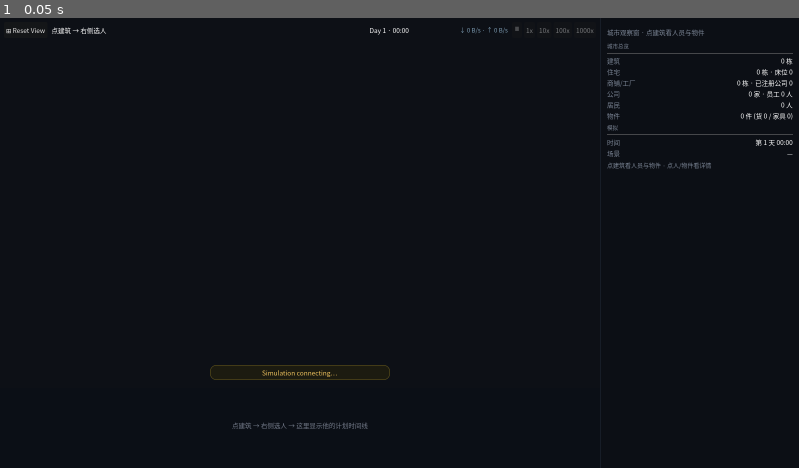
Above: before the commit, frame 1.
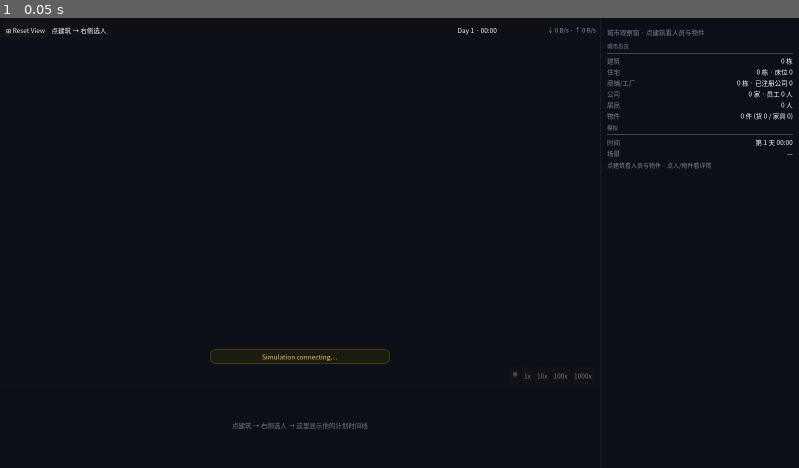
Above: after the commit, the same moment.

Repository: lskllk/city_sim
Game: Godot game, scene res://scenes/main.tscn
Same seed, same stepped clock (60 frames per second), same inputs: the game is played once before the commit and once after it. This scene is started directly instead of the project's main scene.
Inputs:
- Up to frame 1 (0.05 s): no input

The runs differ from the first frame. In frame 1, 0.5% of the frame differs, in the area x 26-75%, y 2-81%.

Commit message:
fix(ui): 公司画布盖住播放条 + HUD 没底衬 + 播放条挪到底部
用户: "点击公司店铺后会有一个悬浮栏, 把倍数播放条遮住了" + "看看怎么把这个 UI 设计更合理"。

病根: HUD(顶栏)占 top 8..40, 而公司画布(点公司建筑时出现的抽象画布)从 top 12 开始
      → 正好压在 HUD 右半边(时钟 / 吞吐 / 倍数条)上。

改:
① 公司画布 top 12 → 52(从 HUD 下面开始), 高度 320 → 360。
② HUD 加半透明底衬: 顶栏本来直接压在地图上, 浅色建筑/道路上的数字几乎看不清。
   垫一条 ColorRect(插在地图图层之后、HUD 之前, 不盖别的东西)。
③ 播放条【挪到底部】: 它是最常用的控件, 却挤在右上角 —— 既容易被盖,
   又和"公司画布"抢同一个角。底部一条是播放器的通用位置, 也最稳定。
   (在 _ready 里把 RateBar reparent 到一个底部 HBox; 唯一名 %RatePause 等照旧有效)
④ 断线提示上移(-46..-16 → -78..-48), 别和新的底部播放条打架。

274 passed。

Diff:
--- a/godot/scenes/main.tscn
+++ b/godot/scenes/main.tscn
@@ -238,9 +238,9 @@
 anchor_right = 0.5
 anchor_bottom = 1.0
 offset_left = -180.0
-offset_top = -46.0
+offset_top = -78.0
 offset_right = 180.0
-offset_bottom = -16.0
+offset_bottom = -48.0
 grow_horizontal = 2
 grow_vertical = 0
 mouse_filter = 2
--- a/godot/scripts/render/world_canvas.gd
+++ b/godot/scripts/render/world_canvas.gd
@@ -56,10 +56,45 @@
 	company_canvas.anchor_right = 1.0
 	company_canvas.offset_left = -420.0
 	company_canvas.offset_right = -12.0
-	company_canvas.offset_top = 12.0
-	company_canvas.offset_bottom = 320.0
+	# ★ 从 HUD 下面开始: 以前是 12, 而 HUD 占 8..40 → 公司画布正好盖住
+	#   右上角的【时钟/吞吐/倍数条】(用户报的"悬浮栏遮住播放条")。
+	company_canvas.offset_top = 52.0
+	company_canvas.offset_bottom = 360.0
 	company_canvas.visible = false
 	add_child(company_canvas)
+
+	# HUD 底衬: 顶栏是直接压在地图上的, 浅色建筑/道路上的数字几乎看不清。
+	# 垫一条半透明横带 —— 插在【地图图层之后、HUD 之前】, 不盖任何别的东西。
+	var hud_bg := ColorRect.new()
+	hud_bg.name = "HudBackdrop"
+	hud_bg.color = Color(0.055, 0.065, 0.085, 0.78)
+	hud_bg.mouse_filter = Control.MOUSE_FILTER_IGNORE
+	hud_bg.anchor_right = 1.0
+	hud_bg.offset_left = 0.0
+	hud_bg.offset_top = 0.0
+	hud_bg.offset_right = 0.0
+	hud_bg.offset_bottom = 48.0
+	add_child(hud_bg)
+	var hud := _rate_bar.get_parent()
+	move_child(hud_bg, mini(hud.get_index(), get_child_count() - 1))
+
+	# ★ 播放条挪到【底部】: 它是全屏最常用的控件, 却挤在右上角和公司画布抢位置,
+	#   而且那里最容易被盖。底部一条是播放器的通用位置, 也最稳定。
+	var bottom := HBoxContainer.new()
+	bottom.name = "BottomBar"
+	bottom.alignment = BoxContainer.ALIGNMENT_END
+	bottom.mouse_filter = Control.MOUSE_FILTER_IGNORE
+	bottom.anchor_left = 0.0
+	bottom.anchor_right = 1.0
+	bottom.anchor_top = 1.0
+	bottom.anchor_bottom = 1.0
+	bottom.offset_left = 8.0
+	bottom.offset_right = -12.0
+	bottom.offset_top = -42.0
+	bottom.offset_bottom = -8.0
+	add_child(bottom)
+	_rate_bar.get_parent().remove_child(_rate_bar)
+	bottom.add_child(_rate_bar)
 
 	camera = WorldCamera.new(camera_root)
 	camera.resize(size.x, size.y)
